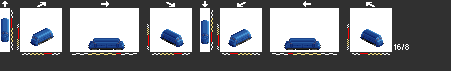
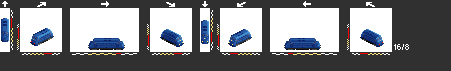
Before/after of a 451x71 layered artwork. What changed in the layer stack:
showed "lights" over [31, 38, 383, 45]
showed "vent" over [3, 21, 374, 45]
